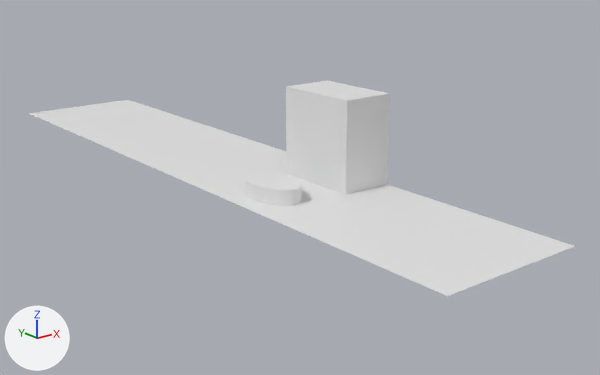
Renders of the glTF model 3dRun2/stage/stage3.glb from each side of a commit.
The view is the same before and after, from a 50 mm camera at (-63.9, -95.9, 32.1) aimed at (6.1, -8.4, -2.9). The axes (+X, +Y, +Z) are drawn at lower left. The lights are the same throughout. Where no turn or scale is listed for an object, it has been applied to the vertices.

Script lines for the objects in view, before the commit:
```python
me_円柱 = bpy.data.meshes.new('円柱')
me_円柱.from_pydata(...)  # a 500-sided cylinder along z spanning x -2.82..2.82, y -4.4..4.4, z -1.0..1.0
me_平面 = bpy.data.meshes.new('平面')
me_平面.from_pydata([(-10.0, -50.0, 0.0), (10.0, -50.0, 0.0), (-10.0, 50.0, 0.0), (10.0, 50.0, 0.0)], [], [(0, 1, 3), (0, 3, 2)])
me_立方体 = bpy.data.meshes.new('立方体')
me_立方体.from_pydata(...)  # a box spanning x -3.6..3.6, y -6.06..6.06, z -6.0..6.0
ob_ground = bpy.data.objects.new('ground', me_平面)
ob_ground.location = (0.0, 0.0, 0.0)
ob_obstacle1 = bpy.data.objects.new('obstacle1', me_立方体)
ob_obstacle1.location = (6.4, -15.6, 6.0)
ob_obstacle2 = bpy.data.objects.new('obstacle2', me_円柱)
ob_obstacle2.location = (-4.5, -16.4, 1.0)
```
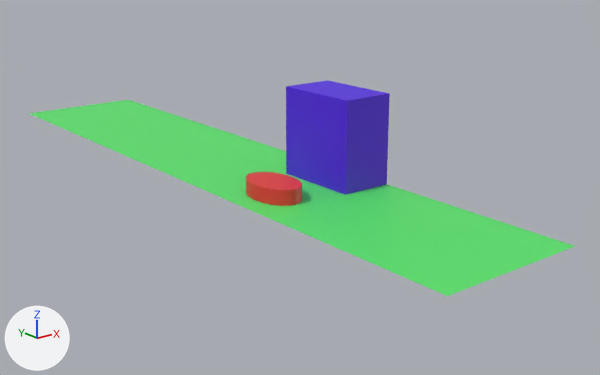
The edits, one by one:
Material 'マテリアル.002' (mat_マテリアル_002) is new.
Its base color is (0.8, 0.0408, 0.037) (red #e73936).
Material 'マテリアル.001' (mat_マテリアル_001) is new.
Its base color is (0.0857, 0.00769, 0.801) (purple #5315e7).
Material 'マテリアル' (mat_マテリアル) is new.
Its base color is (0.1, 0.8, 0.15) (green #59e76c).
me_平面 has 4 vertices, 2 faces and spans x -10.0..10.0, y -50.0..50.0, z 0.0.
me_平面 now uses material mat_マテリアル (green #59e76c).
me_立方体 has 8 vertices, 12 faces and spans x -3.6..3.6, y -6.06..6.06, z -6.0..6.0.
me_立方体 now uses material mat_マテリアル_001 (purple #5315e7).
me_円柱 has 1000 vertices, 1996 faces and spans x -2.82..2.82, y -4.4..4.4, z -1.0..1.0.
me_円柱 now uses material mat_マテリアル_002 (red #e73936).

Pixel boxes (x1, y1, x2, y2) of what changed, in the pictures (600 x 375 px):
'ground', recoloured (white to green)
    both: (29, 100, 575, 296)
'obstacle1', recoloured
    both: (286, 80, 390, 195)
'obstacle2', recoloured (white to red)
    both: (246, 172, 302, 206)
